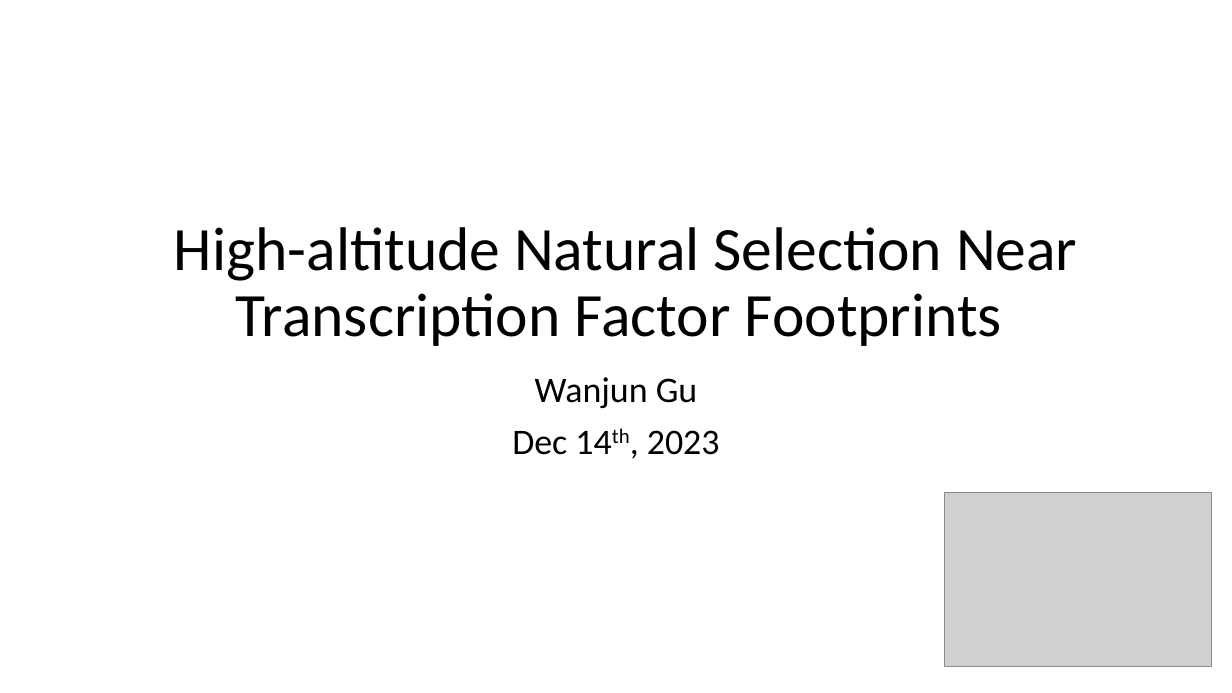
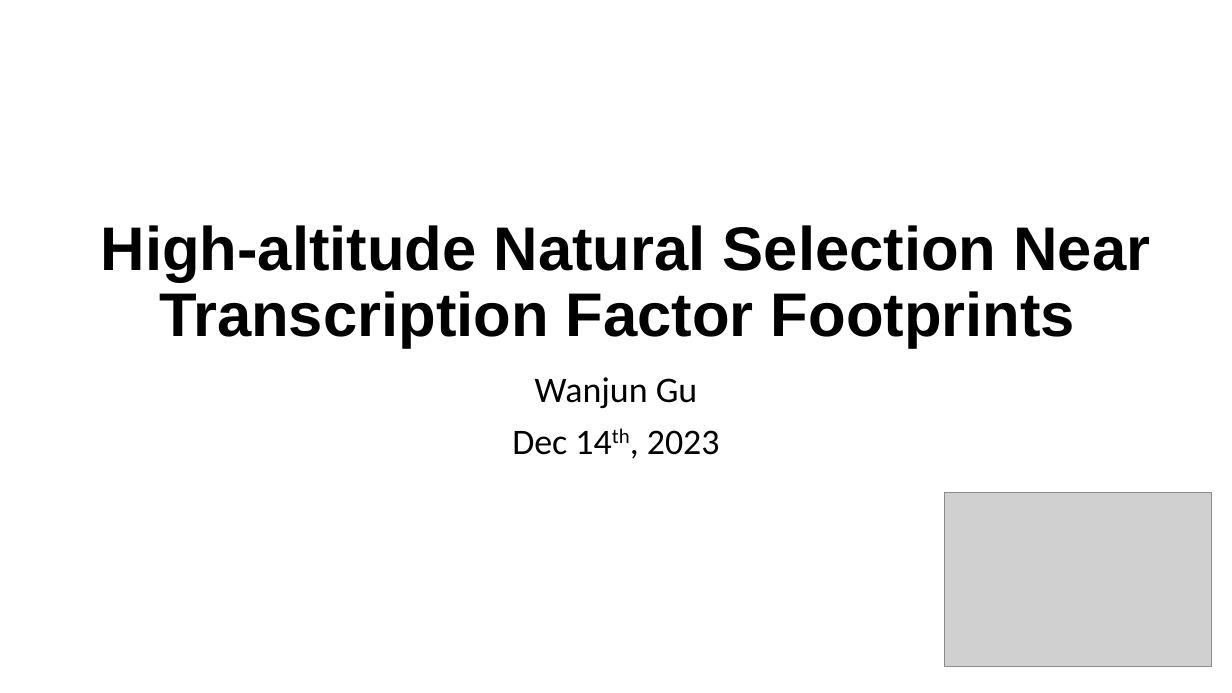
Before and after one commit to Broccolito/bmi206, a slide deck: slide 1 of Project/Individual/Presentation121323.pptx. Drawn at 1232x693 pixels with LibreOffice and Linux fonts; fonts in the diff are those of the drawing; grey boxes stand for pictures. Boxes give left, top, right and bottom in pixels: in the first picture for what was removed or moved away, otherwise in the second. Text is boxed around its words. In the diff, an @@ line names an element or a change of style, - is before the commit and + after.

```diff
--- a/Project/Individual/Presentation121323.pptx
+++ b/Project/Individual/Presentation121323.pptx
@@ title "High-altitude Natural Selection Near Transcription ..." at (101,225,1150,348): font Calibri to Arial, bold on @@
```
Also in this commit, not shown: 11 other files.
